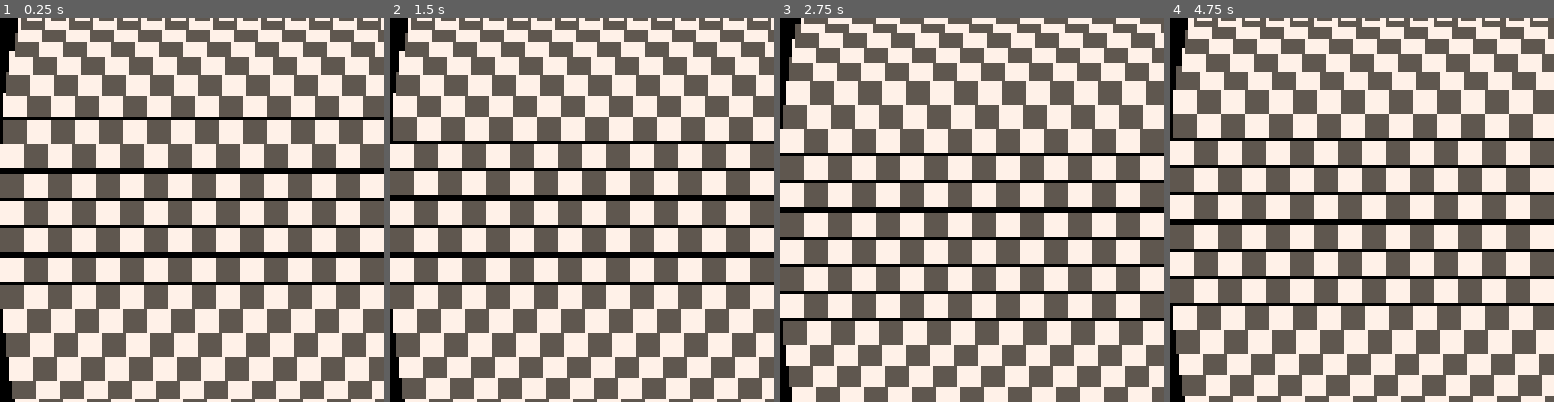
Above: before the commit, frames 1-4 (left to right).
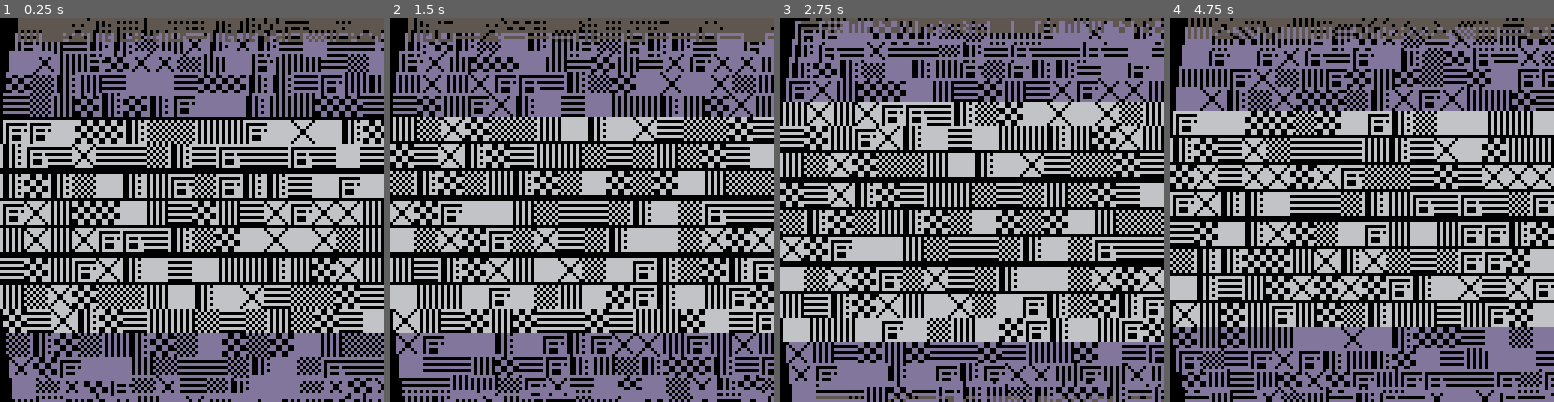
Above: after the commit, the same moments.

Repository: wstephenson/pico8-pseudo3d
Game: PICO-8 cartridge barrel.p8
Two runs of this game, one before a commit and one after it. Both use one fixed random seed, a clock stepped at 60 frames per second and the inputs below.
Inputs:
- Up to frame 1 (0.25 s): no input
- Up to frame 2 (1.5 s): no input
- Up to frame 3 (2.75 s): hold Up 2.15-2.42 s
- Up to frame 4 (4.75 s): hold Down 3.63-3.97 s; hold Up from 4.73 s (still down)

The runs differ from the first frame. In frame 1, 90% of the frame differs, in the area x 0-100%, y 0-100%; in frame 2, 90%; in frame 3, 94%; in frame 4, 95%.

Commit message:
Shaded pseudo terrain

Diff:
--- a/barrel.p8
+++ b/barrel.p8
@@ -7,23 +7,36 @@
 c_ang=0
 
 function _init()
-	for i=1,24 do
-		add(tiles,2)
-		add(tiles,1)
+	for i=1,16 do
+		tiles[i]={}
+		for j=1,48 do
+			local s=flr(rnd(8)+3)
+			tiles[i][j]=s
+		end
 	end
 end
 
 function _draw()
 	cls()
-	for k=0,15 do
-  printh(k%2)
-		for i=1,#tiles do
-			local j=tiles[i]
-			local th=i/#tiles+ang/100
-			if(sin(th)<0)then
-					local x=k*8+12+sin(th)*12
-					local y=cos(th)*72+64
-				spr((j+k%2)%2+1,x,y)
+	for k=1,16 do
+		for i=1,#tiles[k] do
+			local s=tiles[k][i]
+			local th=i/#tiles[k]+ang/100
+			local sin_th=sin(th)
+			if(sin_th<0)then
+				local x=(k-1)*8+12+sin_th*12
+				local y=cos(th)*72+64
+				local c=5
+				if(sin_th<-0.85)then
+					c=6
+				else
+					if(sin_th<-0.5)then
+						c=13
+					end
+				end
+				pal(6,c)
+				spr(s,x,y)
+				pal()
 			end
 		end
 	end
@@ -33,26 +46,24 @@
 	s_ang+=0.33
 	if(s_ang>99)s_ang=0
 	if(btn(2))then
-		printh("btn2")
-		c_ang-=5
+		c_ang-=2
 		if(c_ang<0)then c_ang=99 end
 	end
 	if(btn(3))then
-		printh("btn3")
-		c_ang+=5
+		c_ang+=2
 		if(c_ang>99)then c_ang=0 end
 	end
 	ang=(s_ang+c_ang)%100
 end
 __gfx__
-00000000777777775555555500000000000000000000000000000000000000000000000000000000000000000000000000000000000000000000000000000000
-00000000777777775555555500000000000000000000000000000000000000000000000000000000000000000000000000000000000000000000000000000000
-00700700777777775555555500000000000000000000000000000000000000000000000000000000000000000000000000000000000000000000000000000000
-00077000777777775555555500000000000000000000000000000000000000000000000000000000000000000000000000000000000000000000000000000000
-00077000777777775555555500000000000000000000000000000000000000000000000000000000000000000000000000000000000000000000000000000000
-00700700777777775555555500000000000000000000000000000000000000000000000000000000000000000000000000000000000000000000000000000000
-00000000777777775555555500000000000000000000000000000000000000000000000000000000000000000000000000000000000000000000000000000000
-00000000777777775555555500000000000000000000000000000000000000000000000000000000000000000000000000000000000000000000000000000000
+00000000777777775555555566666666660066006060606066666666606060606006060606666660666666660000000000000000000000000000000000000000
+00000000777777775555555566666666660066006060606000000000060606066006066660666606600000000000000000000000000000000000000000000000
+00700700777777775555555566666666006600666060606066666666606060606006060666066066606666660000000000000000000000000000000000000000
+00077000777777775555555566666666006600666060606000000000060606066006066666600666606000600000000000000000000000000000000000000000
+00077000777777775555555566666666660066006060606066666666606060606006060666600666606666660000000000000000000000000000000000000000
+00700700777777775555555566666666660066006060606000000000060606066006066666066066606000660000000000000000000000000000000000000000
+00000000777777775555555566666666006600666060606066666666606060606006060660666606606000660000000000000000000000000000000000000000
+00000000777777775555555566666666006600666060606000000000060606066006066606666660606666660000000000000000000000000000000000000000
 00000000000000000000000000000000000000000000000000000000000000000000000000000000000000000000000000000000000000000000000000000000
 00000000000000000000000000000000000000000000000000000000000000000000000000000000000000000000000000000000000000000000000000000000
 00000000000000000000000000000000000000000000000000000000000000000000000000000000000000000000000000000000000000000000000000000000
